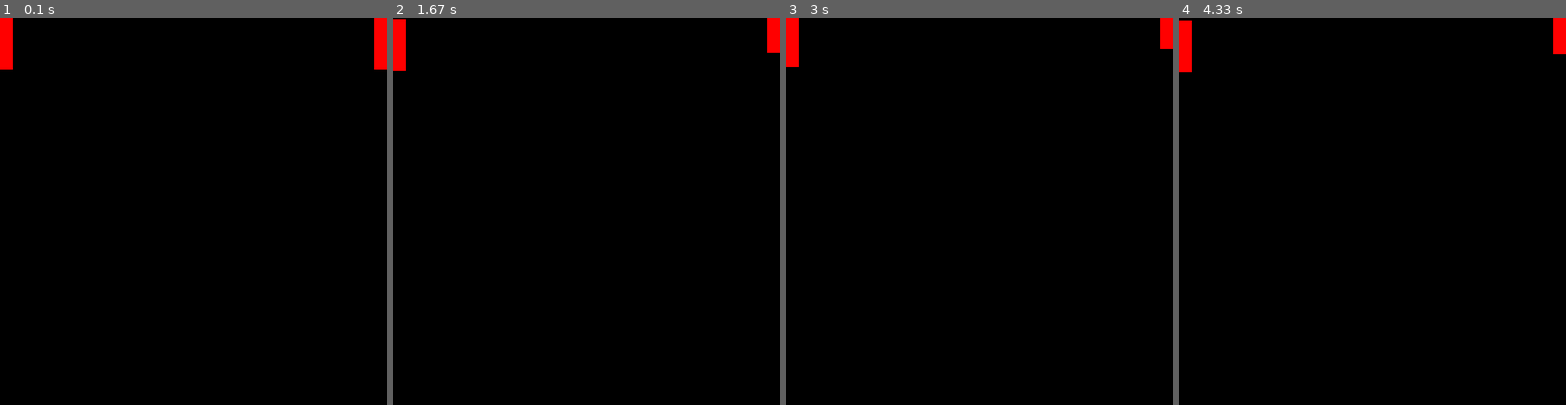
Above: before the commit, frames 1-4 (left to right).
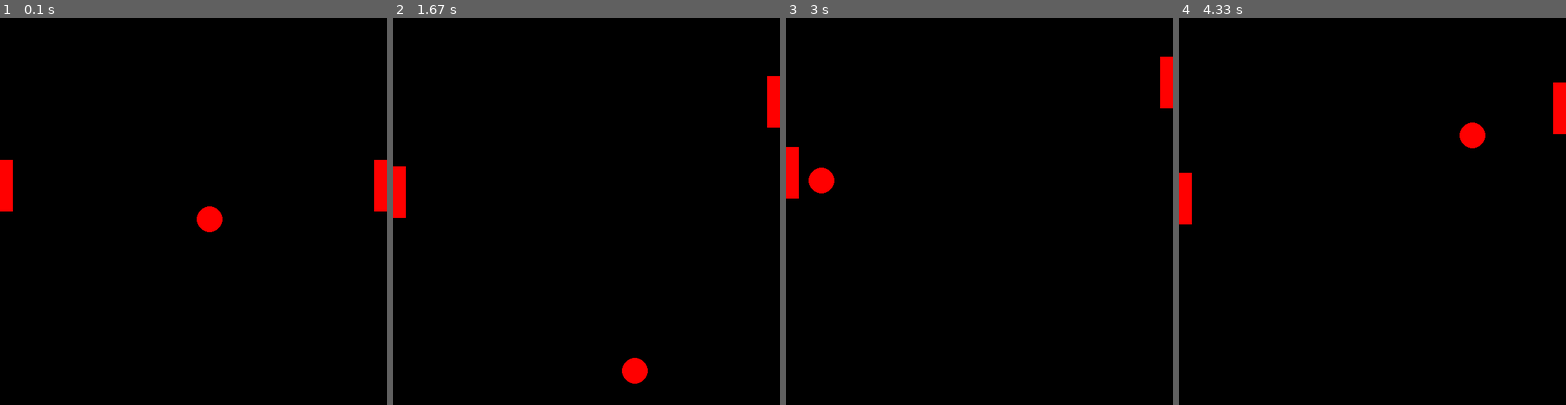
Above: after the commit, the same moments.

Repository: Fairesss/pygame_ping_pong
Game: pygame game, started from main.py
Two runs of this game, one before a commit and one after it. Both use one fixed random seed, a clock stepped at 60 frames per second and the inputs below.
Inputs:
- Up to frame 1 (0.1 s): no input
- Up to frame 2 (1.67 s): hold Up 0.33-0.8 s; hold Down 0.83-1.13 s; hold S 0.83-1.13 s; hold Up 1.17-1.53 s; hold W 1.17-1.53 s; hold Down from 1.57 s (still down); hold S from 1.57 s (still down)
- Up to frame 3 (3 s): release Down at 1.93 s; release S at 1.93 s; hold Up 1.97-2.27 s; hold W 1.97-2.27 s; hold Down 2.3-2.6 s; hold S 2.3-2.6 s; hold Up from 2.63 s (still down); hold W from 2.63 s (still down)
- Up to frame 4 (4.33 s): release Up at 3 s; release W at 3 s; hold Down 3.03-3.4 s; hold S 3.03-3.4 s; hold Up 3.43-3.73 s; hold W 3.43-3.73 s; hold Down 3.77-4.07 s; hold S 3.77-4.07 s; hold Up from 4.1 s (still down); hold W from 4.1 s (still down)

The runs differ from the first frame. In frame 1, 2.1% of the frame differs, in the area x 0-100%, y 0-56%; in frame 2, 2.0%; in frame 3, 1.9%; in frame 4, 2.0%.

Commit message:
BALL AND PADDLE MOVEMENT

Diff:
--- a/main.py
+++ b/main.py
@@ -1,10 +1,43 @@
 import pygame as pg
+
 
 WINDOW_WIDTH = 600
 WINDOW_HEIGHT = 600
 
 PADDLE_WIDTH = 20
 PADDLE_HEIGHT = 80
+PADDLE_SPEED = 5
+
+BALL_RADIUS = 20
+BALL_SPEED = 5
+
+
+def move_paddle(paddle: pg.Rect, speed: int):
+    if paddle.y < 0:
+        paddle.y = 0
+    elif paddle.y > WINDOW_HEIGHT - PADDLE_HEIGHT:
+        paddle.y = WINDOW_HEIGHT - PADDLE_HEIGHT
+    else:
+        paddle.move_ip(0, speed)
+
+def move_ball(ball_position: pg.Vector2, current_direction: pg.Vector2,  speed: int):
+    direction = pg.Vector2(0, 0)
+    if ball_position.x < 0 + BALL_RADIUS:
+        direction.x = 1
+    elif ball_position.x > WINDOW_WIDTH - BALL_RADIUS:
+        direction.x = -1
+    else:
+        direction.x = current_direction.x
+
+    if ball_position.y < 0 + BALL_RADIUS:
+        direction.y = 1
+    elif ball_position.y > WINDOW_HEIGHT - BALL_RADIUS:
+        direction.y = -1
+    else:
+        direction.y = current_direction.y
+
+    ball_position += direction * speed
+    return direction
 
 pg.init()
 
@@ -13,12 +46,14 @@
 clock = pg.time.Clock()
 running = True
 
-P1_position = [0, 0]
+P1_position = pg.Vector2([0, WINDOW_HEIGHT/2 - PADDLE_HEIGHT])
 paddleP1 = pg.rect.Rect(*P1_position, PADDLE_WIDTH, PADDLE_HEIGHT)
-P2_position = [WINDOW_WIDTH - PADDLE_WIDTH, 0]
+
+P2_position = pg.Vector2([WINDOW_WIDTH - PADDLE_WIDTH, WINDOW_HEIGHT/2 - PADDLE_HEIGHT])
 paddleP2 = pg.rect.Rect(*P2_position, PADDLE_WIDTH, PADDLE_HEIGHT)
 
-
+ball_position = pg.Vector2([WINDOW_WIDTH//2, WINDOW_HEIGHT//2])
+ball_direction = pg.Vector2(1, 0.5)
 
 while running:
     for event in pg.event.get():
@@ -27,18 +62,22 @@
 
     keys = pg.key.get_pressed()
     if keys[pg.K_w]:
-        paddleP1.move_ip(0, -1)
+        move_paddle(paddleP1, -PADDLE_SPEED)
     if keys[pg.K_s]:
-        paddleP1.move_ip(0, 1)
+        move_paddle(paddleP1, PADDLE_SPEED)
+
 
     if keys[pg.K_UP]:
-        paddleP2.move_ip(0, -1)
+        move_paddle(paddleP2, -PADDLE_SPEED)
     if keys[pg.K_DOWN]:
-        paddleP2.move_ip(0, 1)
+        move_paddle(paddleP2, PADDLE_SPEED)
 
     screen.fill((0, 0, 0))
     pg.draw.rect(screen, (255, 0, 0), paddleP1)
     pg.draw.rect(screen, (255, 0, 0), paddleP2)
+    pg.draw.circle(screen, (255, 0, 0), ball_position, BALL_RADIUS)
+    ball_direction = move_ball(ball_position, ball_direction, BALL_SPEED)
+
     pg.display.flip()
     clock.tick(60)
 
